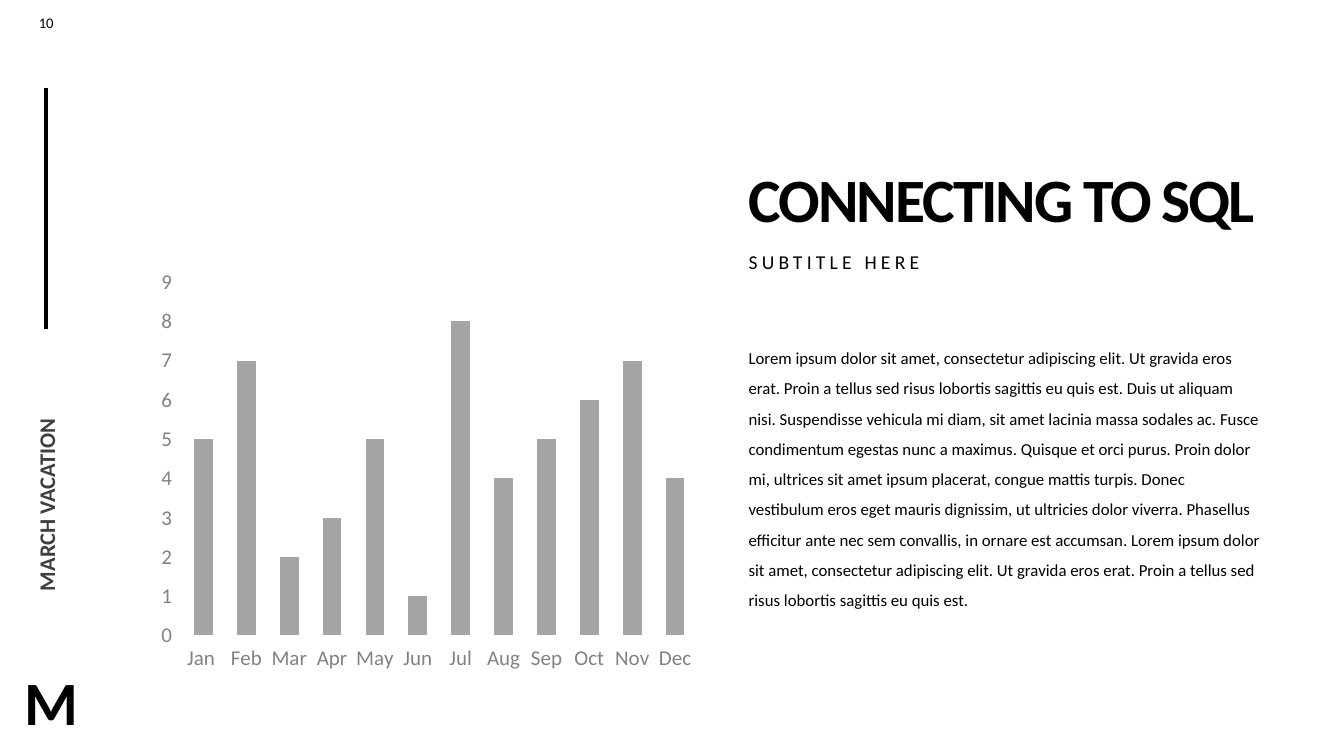
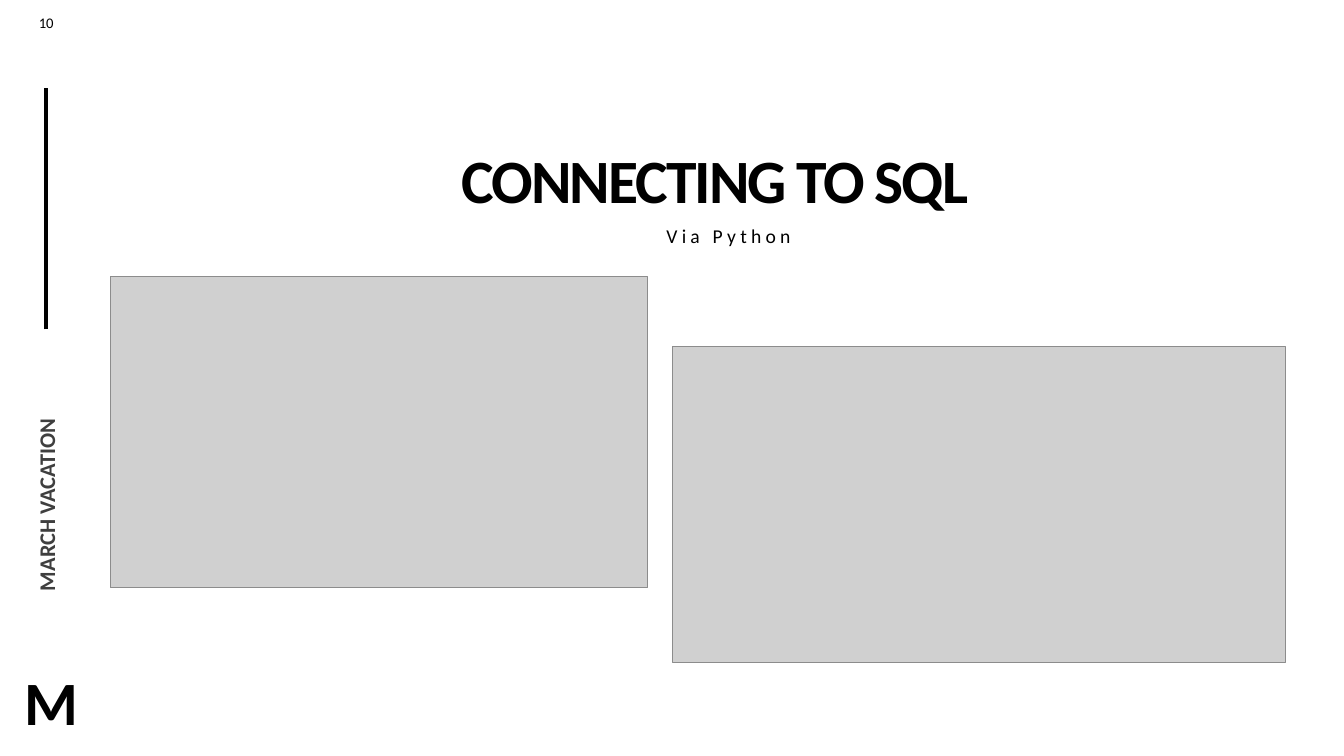
Before and after one commit to Poojashrees3/hadoop-clusters-travel, a slide deck: slide 10 of March vacation.pptx. Drawn at 1344x756 pixels with LibreOffice and Linux fonts; fonts in the diff are those of the drawing; grey boxes stand for pictures. Boxes give left, top, right and bottom in pixels: in the first picture for what was removed or moved away, otherwise in the second. Text is boxed around its words. In the diff, an @@ line names an element or a change of style, - is before the commit and + after.

```diff
--- a/March vacation.pptx
+++ b/March vacation.pptx
@@ title "CONNECTING TO SQL": place and size @@
-title "CONNECTING TO SQL" at [749,181,1255,230]
+title "CONNECTING TO SQL" at [462,162,968,211]
@@ title "CONNECTING TO SQL" at [462,162,968,211]: alignment left to centre @@
@@ text added at [666,229,791,246], 14 pt, text #000000 @@
+Via Python
@@ column chart removed at [150,261,708,680] @@
-categories: Jan , Feb, Mar, Apr, May, Jun, Jul, Aug, Sep, Oct, Nov, Dec
-Series 1: 5, 7, 2, 3, 5, 1, 8, 4, 5, 6, 7, 4
@@ text removed at [749,256,920,269] @@
-SUBTITLE HERE
@@ picture added at [110,276,647,588] @@
@@ picture added at [673,347,1286,662] @@
@@ text removed at [749,352,1259,609] @@
-Lorem ipsum dolor sit amet, consectetur adipiscing elit. Ut gravida eros erat. Proin a tellus sed risus lobortis sagittis eu quis est. Duis ut aliquam nisi. Suspendisse vehicula mi diam, sit amet lacinia massa sodales ac. Fusce condimentum egestas nunc a maximus. Quisque et orci purus. Proin dolor mi, ultrices sit amet ipsum placerat, congue mattis turpis. Donec vestibulum eros eget mauris dignissim, ut ultricies dolor viverra. Phasellus efficitur ante nec sem convallis, in ornare est accumsan. Lorem ipsum dolor sit amet, consectetur adipiscing elit. Ut gravida eros erat. Proin a tellus sed risus lobortis sagittis eu quis est.
```
Also in this commit, not shown: 13 other slides changed, 1 slide added, 1 slide removed, 5 other files.
